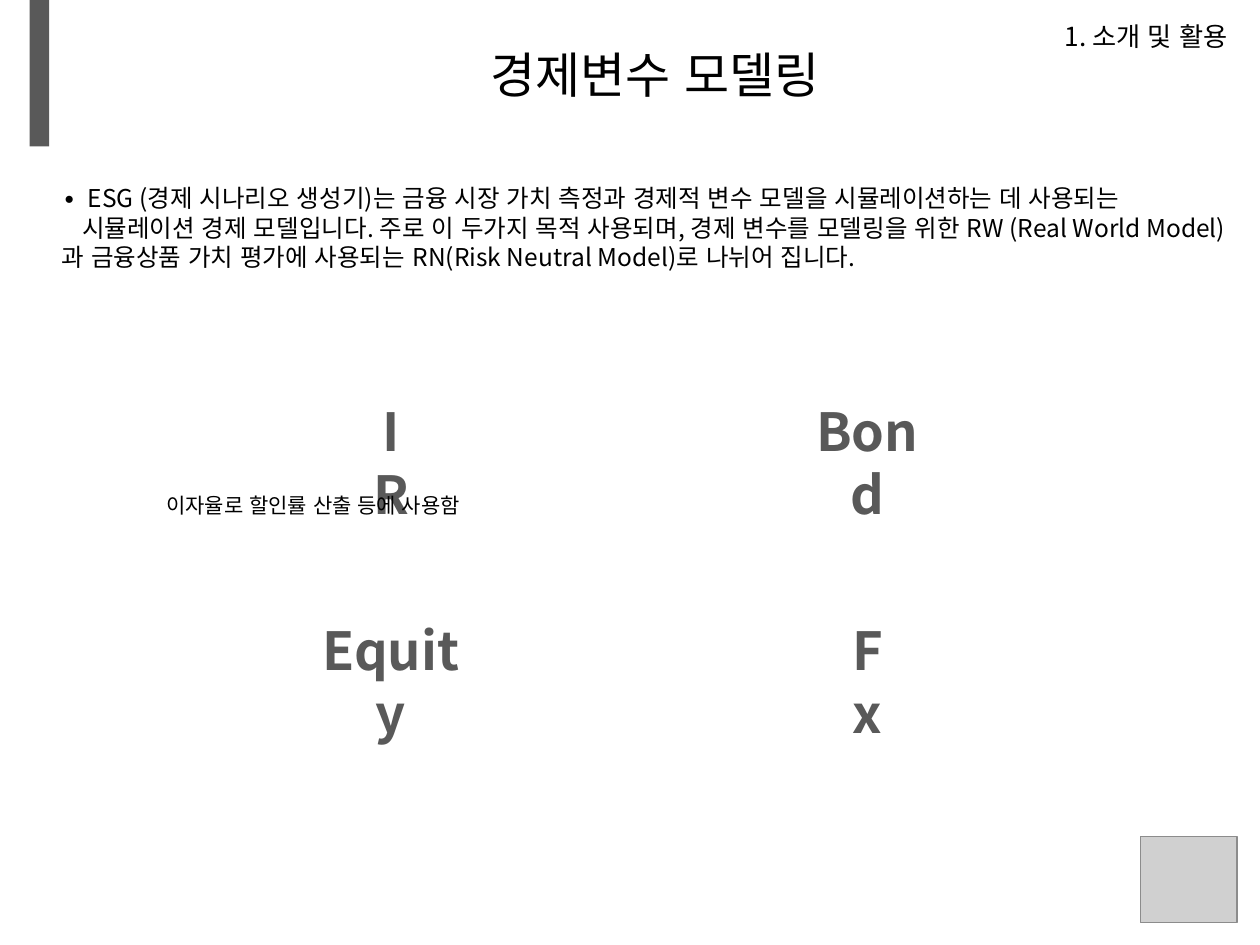
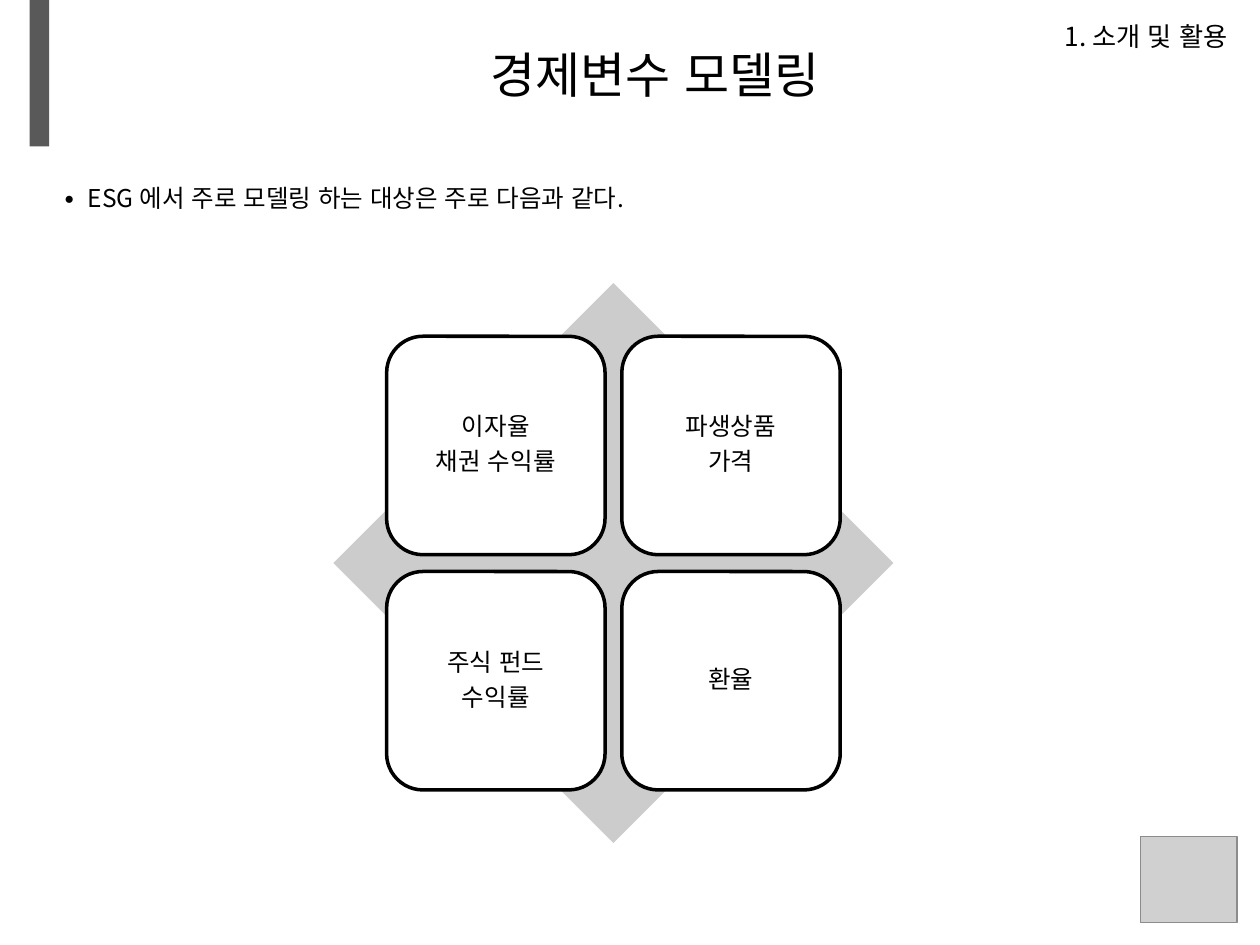
Before and after one commit to minikie/mxdocs, a slide deck: slide 7 of docs/ppt/test.pptm (slide 5 before the commit). Drawn at 1260x945 pixels with LibreOffice and Linux fonts; fonts in the diff are those of the drawing; grey boxes stand for pictures; background and template pictures are left out. Boxes give left, top, right and bottom in pixels: in the first picture for what was removed or moved away, otherwise in the second. Text is boxed around its words. In the diff, an @@ line names an element or a change of style, - is before the commit and + after.

```diff
--- a/docs/ppt/test.pptm
+++ b/docs/ppt/test.pptm
@@ text at [88,186,624,209]: text changed @@
-∙ ESG (경제 시나리오 생성기)는 금융 시장 가치 측정과 경제적 변수 모델을 시뮬레이션하는 데 사용되는
-시뮬레이션 경제 모델입니다. 주로 이 두가지 목적 사용되며, 경제 변수를 모델링을 위한 RW (Real World Model)과 금융상품 가치 평가에 사용되는 RN(Risk Neutral Model)로 나뉘어 집니다.
+∙ ESG 에서 주로 모델링 하는 대상은 주로 다음과 같다.
@@ text removed at [353,393,430,470] @@
-IR
@@ text removed at [789,393,946,470] @@
-Bond
@@ text removed at [166,493,460,519] @@
-이자율로 할인률 산출 등에 사용함
@@ text removed at [300,611,483,688] @@
-Equity
@@ text removed at [827,611,908,688] @@
-Fx
@@ group added at [334,284,893,843]: 4 rounded rectangles, 4 texts, 1 diamond @@
+이자율
+채권 수익률
+파생상품
+가격
+주식 펀드
+수익률
+환율
```
Also in this commit, not shown: 21 other slides changed, 8 slides added, 7 slides removed, 1 other file.
